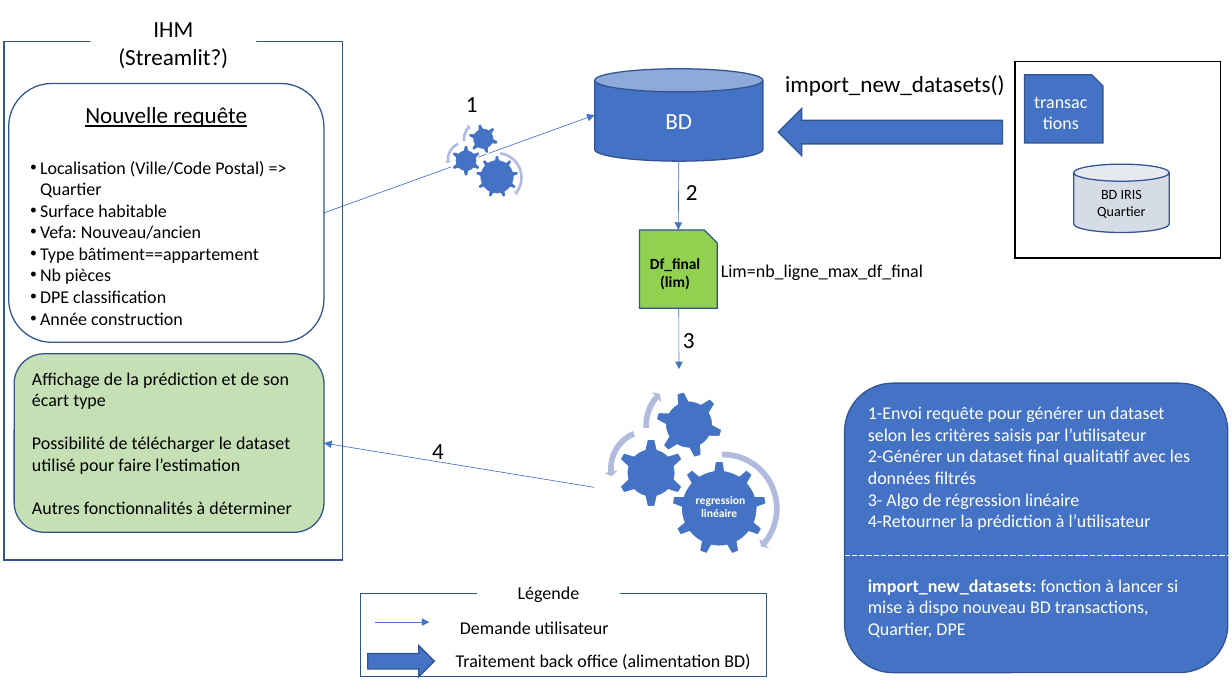
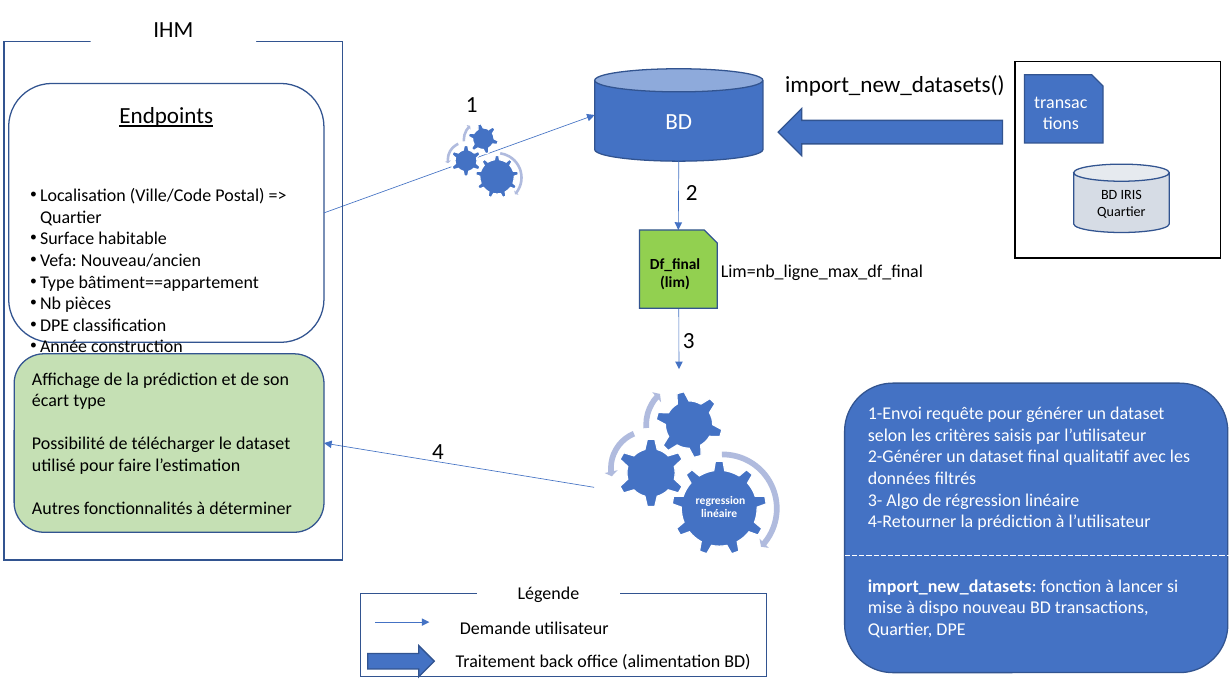
Before and after one commit to ValentinDlh/MLOps_Immobilier_France, a slide deck: slide 1 of Architecture.pptx. Drawn at 1232x693 pixels with LibreOffice and Linux fonts; fonts in the diff are those of the drawing. Boxes give left, top, right and bottom in pixels: in the first picture for what was removed or moved away, otherwise in the second. Text is boxed around its words. In the diff, an @@ line names an element or a change of style, - is before the commit and + after.

```diff
--- a/Architecture.pptx
+++ b/Architecture.pptx
@@ text at bbox=[153, 22, 193, 37]: text changed @@
-IHM (Streamlit?)
+IHM
@@ text in rounded rectangle at bbox=[119, 107, 213, 127]: text changed @@
-Nouvelle requête
+Endpoints
```
Also in this commit, not shown: 2 other slides changed, 4 slides removed.
